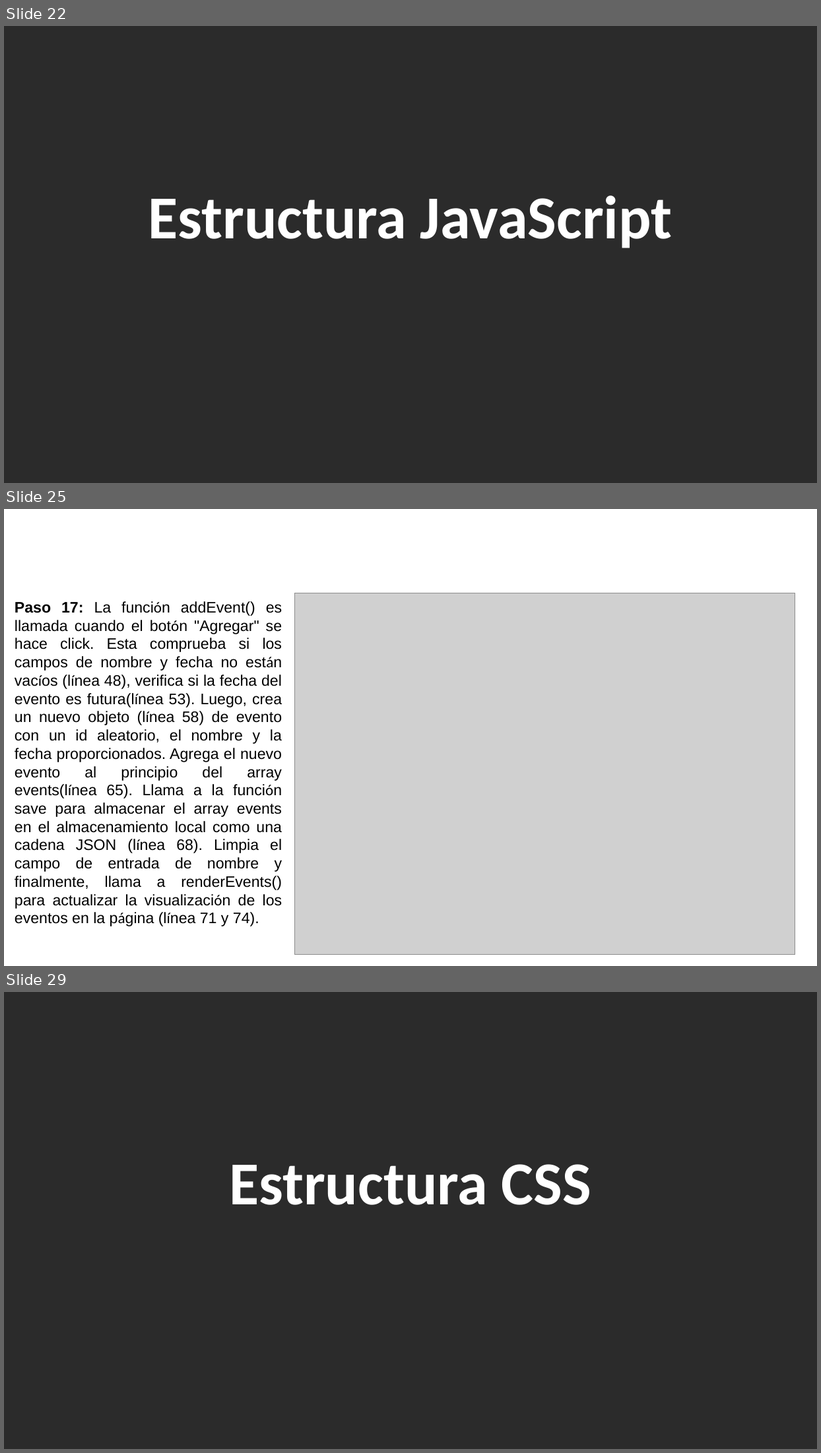
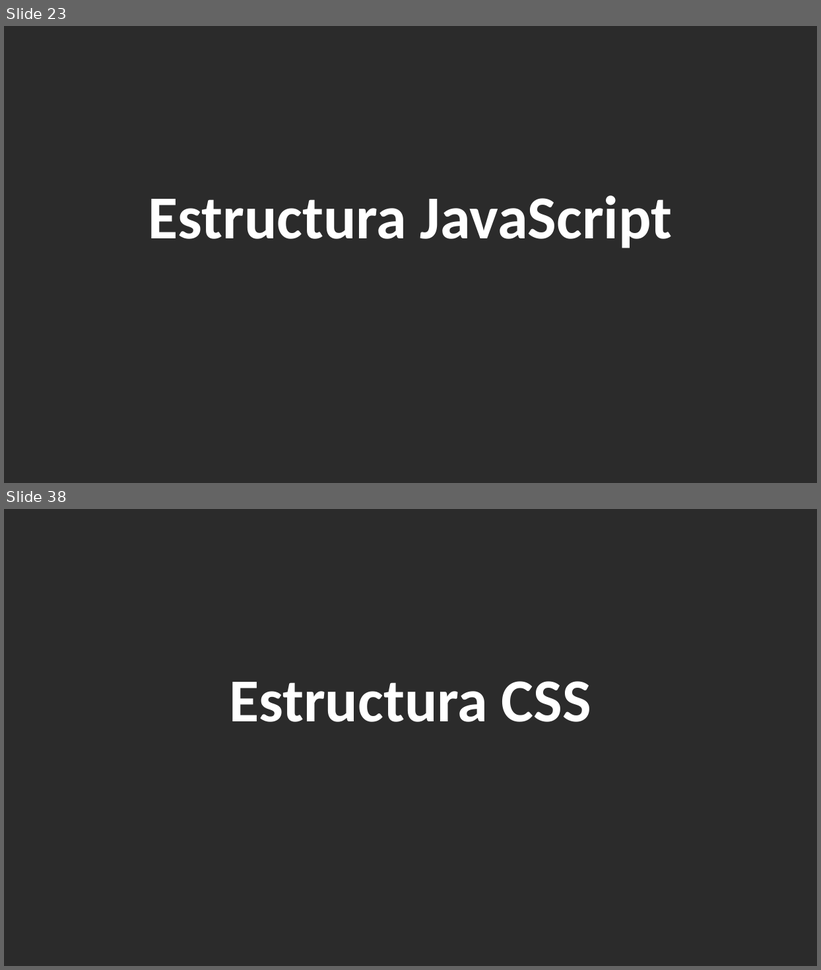
Before and after one commit to ADS02023/eventoDias, a slide deck: DiasEventos.pptx. Shown one above the other, each under a label of ours: slides 22, 25 and 29 before the commit, slides 23 and 38 after it; the slides between them are not shown. The pictures are 821x1453 and 821x970 pixels, drawn with LibreOffice and Linux fonts; fonts in the diff are those of the drawing; grey boxes stand for pictures; background and template pictures are left out; a plain dark background stands for a picture behind light text. Boxes give left, top, right and bottom in pixels: in the first picture for what was removed or moved away, otherwise in the second. Text is boxed around its words. In the diff, an @@ line names an element or a change of style, - is before the commit and + after.

```diff
--- a/DiasEventos.pptx
+++ b/DiasEventos.pptx
@@ slide 25 removed at (4,509,817,966), background picture (left out) @@
@@ text removed at (15,601,283,927) @@
-Paso 17: La función addEvent() es llamada cuando el botón "Agregar" se hace click. Esta comprueba si los campos de nombre y fecha no están vacíos (línea 48), verifica si la fecha del evento es futura(línea 53). Luego, crea un nuevo objeto (línea 58) de evento con un id aleatorio, el nombre y la fecha proporcionados. Agrega el nuevo evento al principio del array events(línea 65). Llama a la función save para almacenar el array events en el almacenamiento local como una cadena JSON (línea 68). Limpia el campo de entrada de nombre y finalmente, llama a renderEvents() para actualizar la visualización de los eventos en la página (línea 71 y 74).
@@ picture removed at (295,593,795,956) @@
@@ what was slide 22 is now slide 23 @@
@@ what was slide 29 is now slide 38 @@
```
Also in this commit, not shown: 16 slides changed, 13 slides added, 1 other slide removed, 4 other files.
